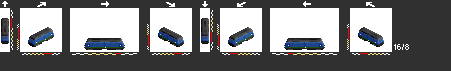
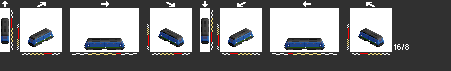
Layered file, before and after one edit (451px x 71px). Changes by layer:
renamed "Layer 0" to "Layer 5", painted on it over (35, 27, 377, 45)
